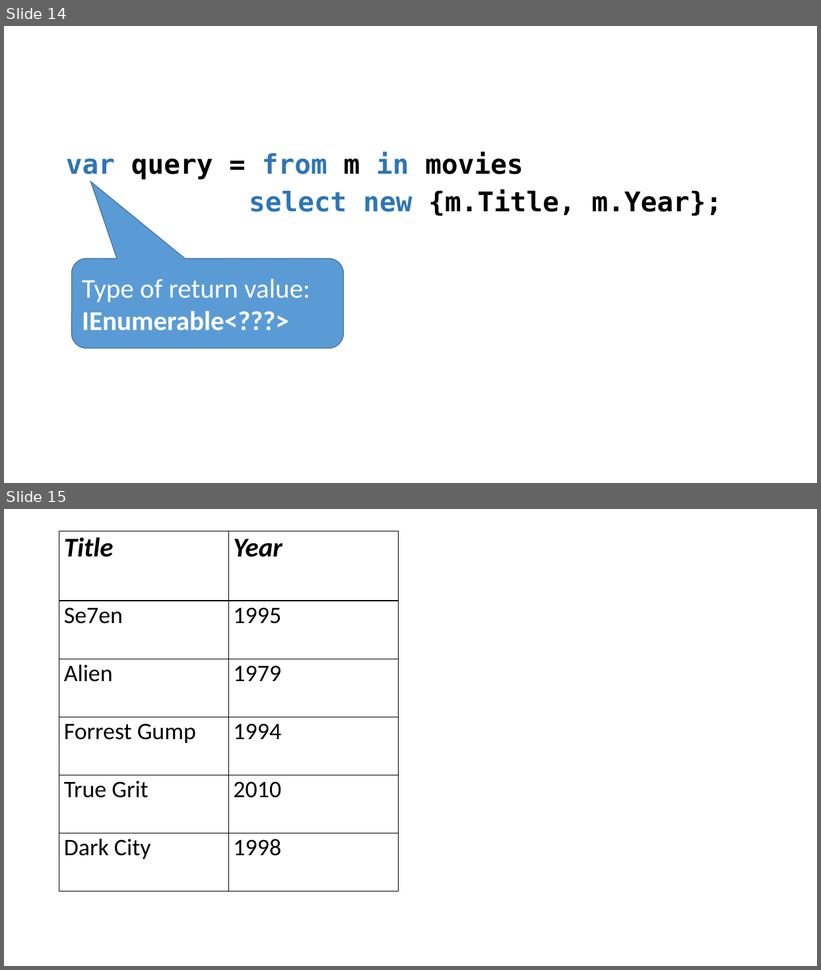
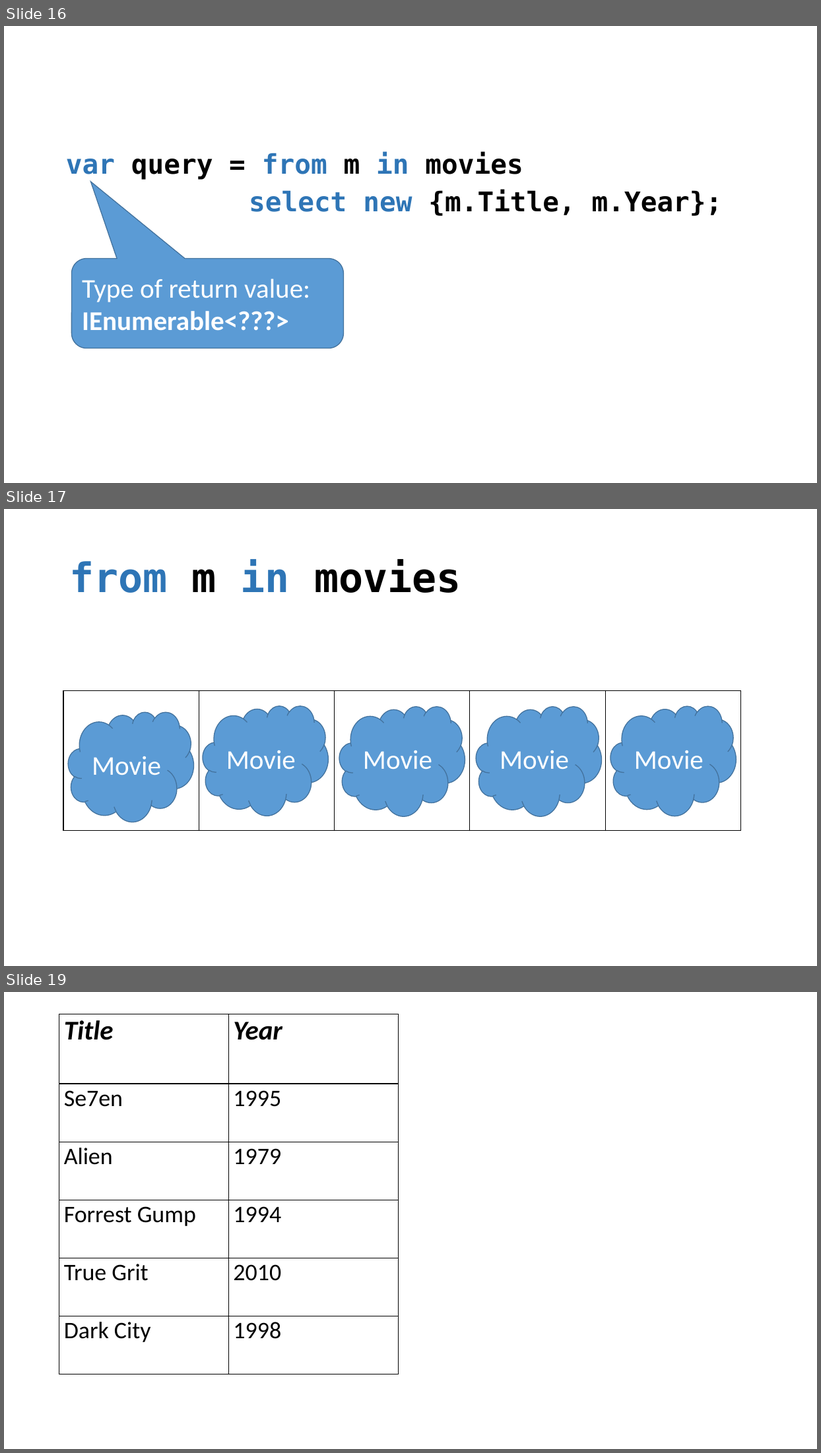
Before and after one commit to perslaursen/OOProg22, a slide deck: Chap/Prog03/Presentations/LINQ.pptx. Shown one above the other, each under a label of ours: slides 14 and 15 before the commit, slides 16, 17 and 19 after it; the slides between them are not shown. The pictures are 821x970 and 821x1453 pixels, drawn with LibreOffice and Linux fonts; fonts in the diff are those of the drawing. Boxes give left, top, right and bottom in pixels: in the first picture for what was removed or moved away, otherwise in the second. Text is boxed around its words. In the diff, an @@ line names an element or a change of style, - is before the commit and + after.

```diff
--- a/Chap/Prog03/Presentations/LINQ.pptx
+++ b/Chap/Prog03/Presentations/LINQ.pptx
@@ slide 17 added at bbox=[4, 509, 817, 966], background #FFFFFF @@
@@ text added at bbox=[69, 559, 461, 593], 48 pt, text #000000, bold @@
+from m in movies
@@ table added at bbox=[63, 691, 741, 831], 1 rows, 5 columns @@
+ |  |  |  | 
@@ cloud added at bbox=[203, 706, 329, 816], fill #5B9BD5, outline #43739E 1 pt, 32 pt, text #FFFFFF @@
+Movie
@@ cloud added at bbox=[339, 706, 465, 817], fill #5B9BD5, outline #43739E 1 pt, 32 pt, text #FFFFFF @@
+Movie
@@ cloud added at bbox=[476, 706, 602, 817], fill #5B9BD5, outline #43739E 1 pt, 32 pt, text #FFFFFF @@
+Movie
@@ cloud added at bbox=[611, 706, 737, 816], fill #5B9BD5, outline #43739E 1 pt, 32 pt, text #FFFFFF @@
+Movie
@@ cloud added at bbox=[68, 712, 193, 822], fill #5B9BD5, outline #43739E 1 pt, 32 pt, text #FFFFFF @@
+Movie
@@ what was slide 14 is now slide 16 @@
@@ what was slide 15 is now slide 19 @@
```
Also in this commit, not shown: 2 slides changed, 13 other slides added, 1 slide removed, 22 other files.
